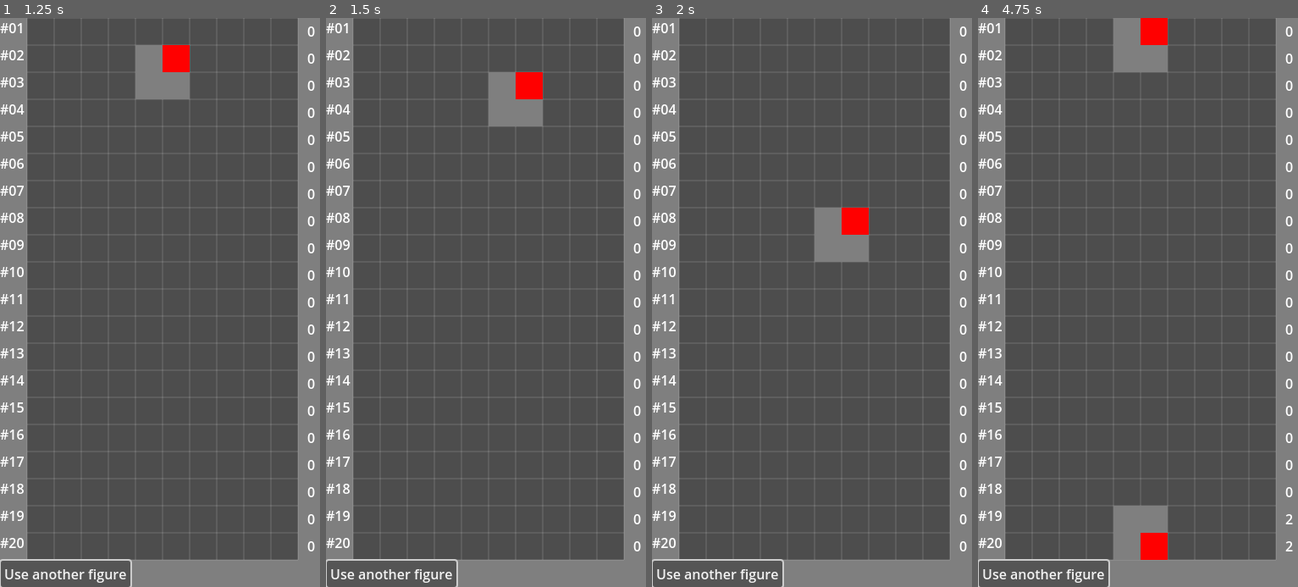
Above: before the commit, frames 1-4 (left to right).
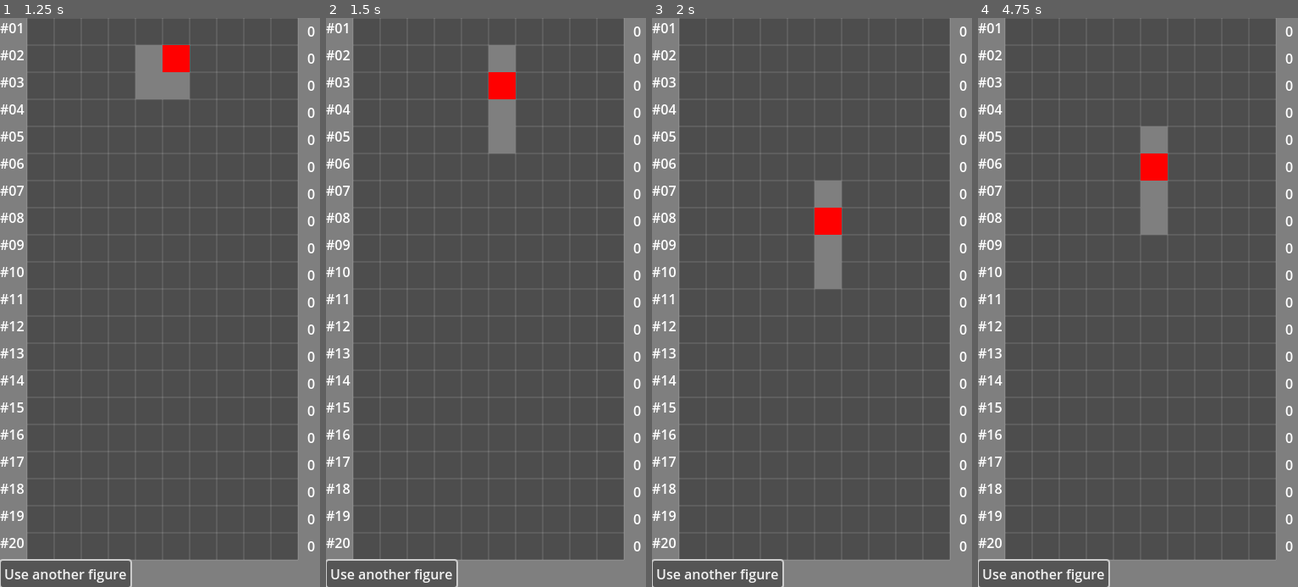
Above: after the commit, the same moments.

Repository: lacedon/mana-tetris
Game: Godot game, scene res://src/components/field/field.tscn
Same seed, same stepped clock (60 frames per second), same inputs: the game is played once before the commit and once after it.
Inputs:
- Up to frame 1 (1.25 s): click "Use another figure" at 0.5 s
- Up to frame 2 (1.5 s): tap Enter at 1.25 s; hold Right (move-right) from 1.28 s (still down); hold S (drop) from 1.28 s (still down)
- Up to frame 3 (2 s): keep holding Right (move-right); keep holding S (drop)
- Up to frame 4 (4.75 s): release Right (move-right) at 2.03 s; release S (drop) at 2.03 s; hold Left (move-left) 2.03-2.78 s; tap Up (rotate) at 2.1, 3.6 s; tap Space at 2.75 s; hold S (drop) 2.78-3.53 s; hold Right (move-right) 2.78-4.28 s; tap Enter at 4.25 s; hold Left (move-left) from 4.28 s (still down); hold S (drop) from 4.28 s (still down)

Frame 1 is identical in both runs. In frame 2, 2.0% of the frame differs, in the area x 50-68%, y 4-24%; in frame 3, 2.0%; in frame 4, 4.9%, in the area x 42-99%, y 0-96%.

Commit message:
Fix use next figure button

Diff:
--- a/src/components/field/field.gd
+++ b/src/components/field/field.gd
@@ -8,6 +8,9 @@
 @onready var cell_manager: CellManager = $State/CellManager
 @onready var row_debugger: RowDebugger = $Level/RowDebugger
 
+func use_next_figure() -> void:
+    figure_generator.use_next_figure()
+
 func handle_cells_updated(cells_per_row: Array[int]) -> void:
     figure_generator.use_next_figure()
     row_debugger.show_debug_info(cells_per_row)
--- a/src/components/field/field.tscn
+++ b/src/components/field/field.tscn
@@ -56,6 +56,6 @@
 
 [node name="Cells" type="Node" parent="Level"]
 
-[connection signal="button_up" from="UI/UseNextFigure" to="." method="handle_cells_updated"]
+[connection signal="button_up" from="UI/UseNextFigure" to="." method="use_next_figure"]
 [connection signal="cells_updated" from="State/CellManager" to="." method="handle_cells_updated"]
 [connection signal="figure_set" from="Level/Figure" to="." method="handle_figure_set"]
